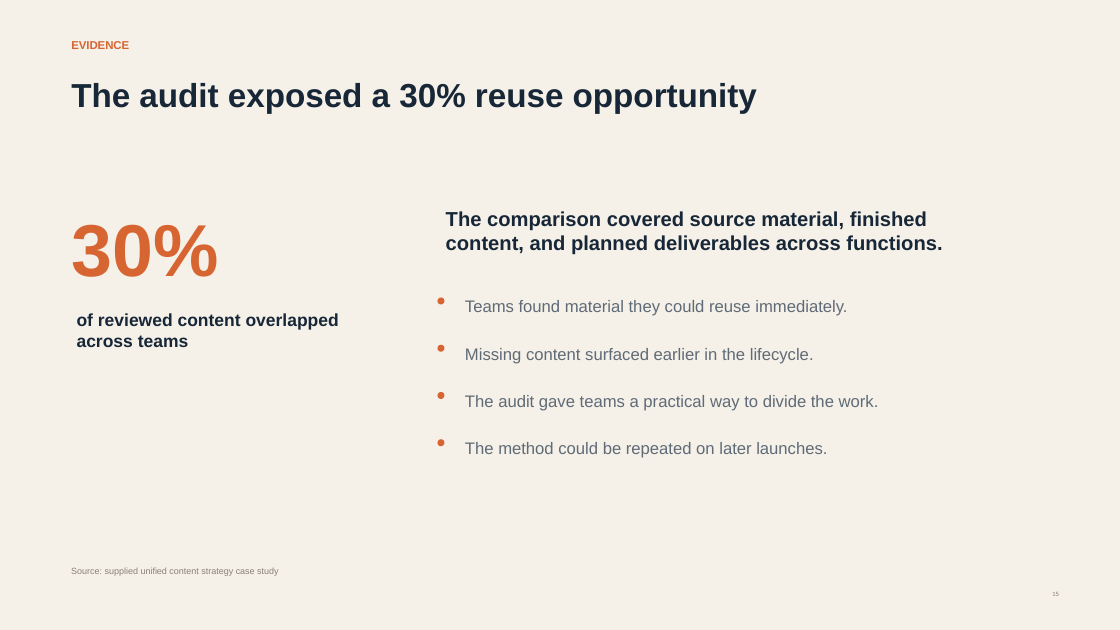
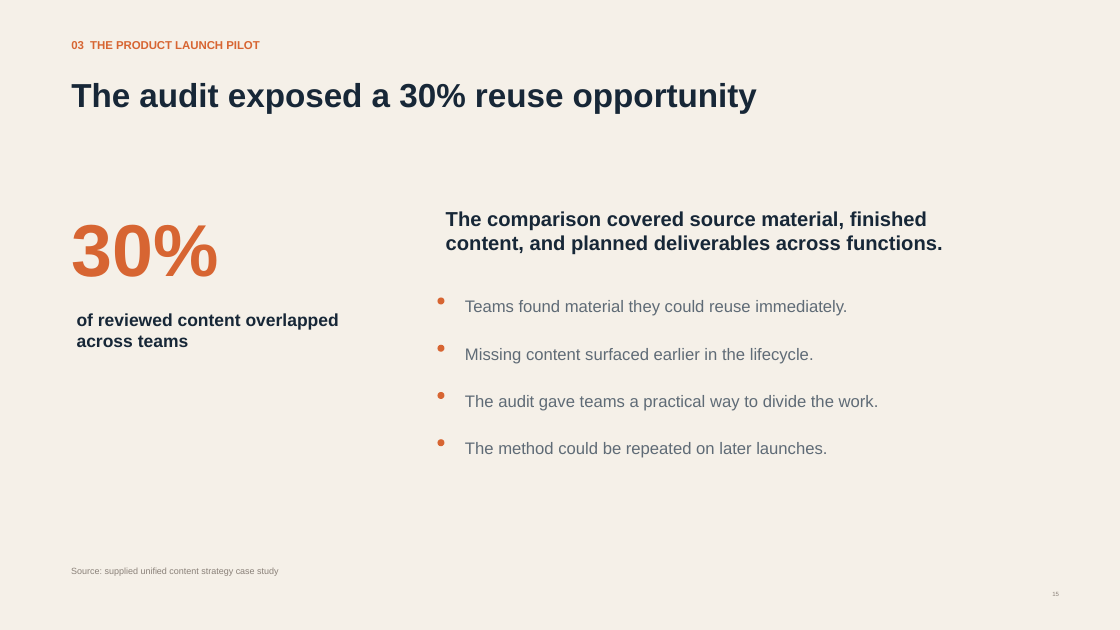
Before and after one commit to sharmiladas/sharmiladas.github.io, a slide deck: slide 15 of downloads/Unified_Content_Strategy_in_Practice.pptx. Drawn at 1120x630 pixels with LibreOffice and Linux fonts; fonts in the diff are those of the drawing. Boxes give left, top, right and bottom in pixels: in the first picture for what was removed or moved away, otherwise in the second. Text is boxed around its words. In the diff, an @@ line names an element or a change of style, - is before the commit and + after.

```diff
--- a/downloads/Unified_Content_Strategy_in_Practice.pptx
+++ b/downloads/Unified_Content_Strategy_in_Practice.pptx
@@ text at box(71, 41, 259, 49): text changed @@
-EVIDENCE
+03 THE PRODUCT LAUNCH PILOT
```
Also in this commit, not shown: 25 other slides changed.
